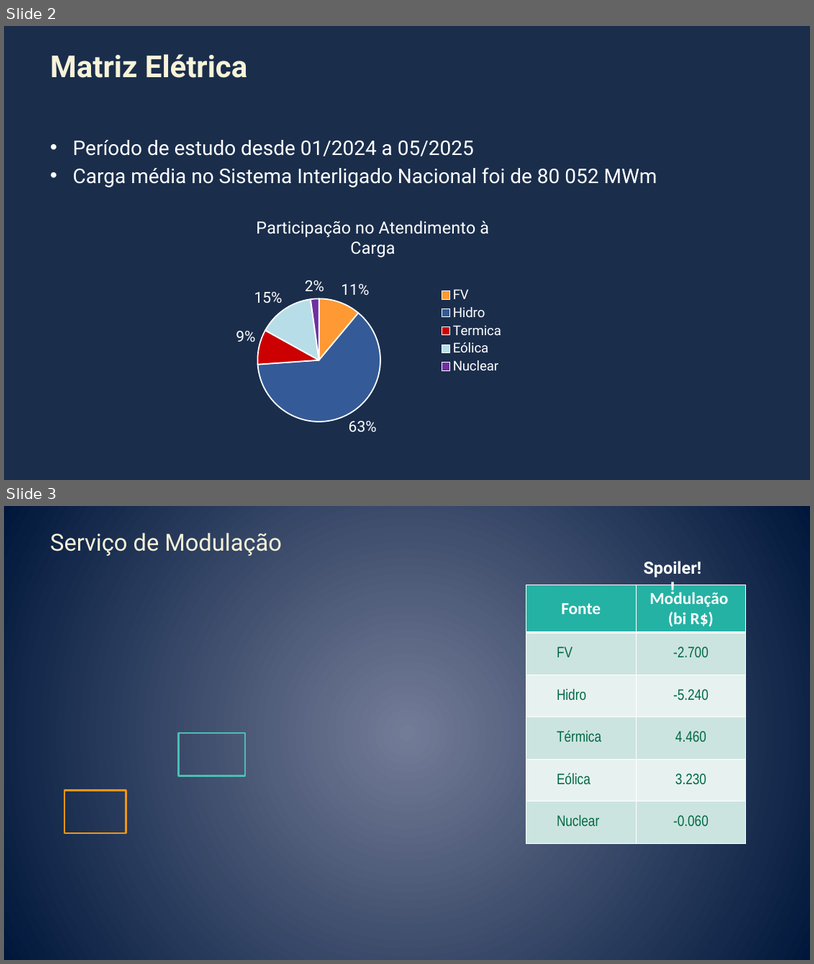
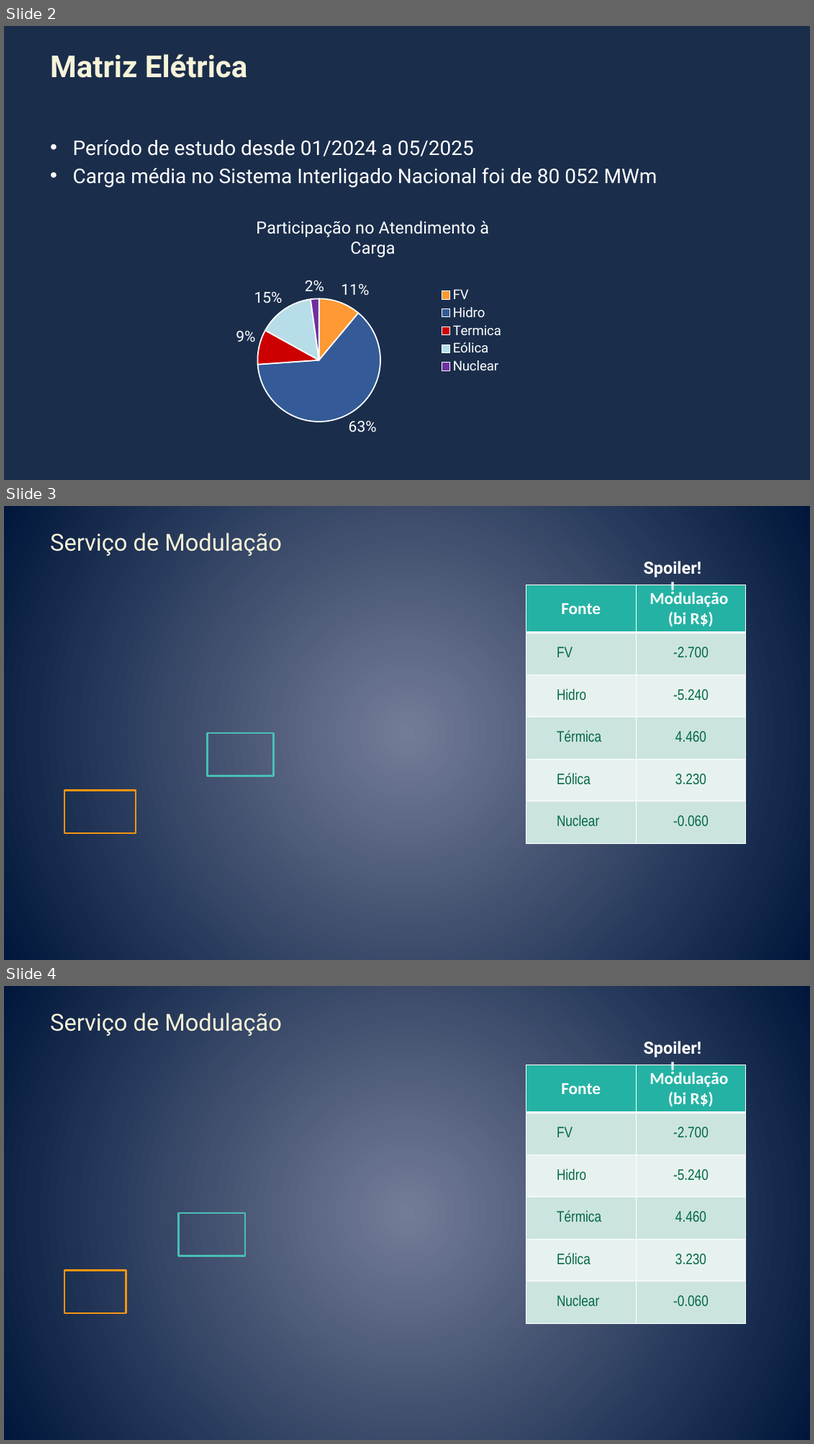
Before and after one commit to jonathanvvelasco/MecFlex, a slide deck: Apresentação Final.pptx. Shown one above the other, each under a label of ours: slides 2 and 3 before the commit, slides 2, 3 and 4 after it. The pictures are 814x964 and 814x1444 pixels, drawn with LibreOffice and Linux fonts; fonts in the diff are those of the drawing; grey boxes stand for pictures; background and template pictures are left out. Boxes give left, top, right and bottom in pixels: in the first picture for what was removed or moved away, otherwise in the second. Text is boxed around its words. In the diff, an @@ line names an element or a change of style, - is before the commit and + after.

```diff
--- a/Apresentação Final.pptx
+++ b/Apresentação Final.pptx
@@ slide 3 added at (x1=4, y1=506, x2=810, y2=960), background gradient #757D96 to #01173B @@
@@ title added at (x1=50, y1=533, x2=282, y2=556), 28 pt, text #F7F3D9 @@
+Serviço de Modulação
@@ text added at (x1=644, y1=561, x2=702, y2=577), 20 pt, text #FFFFFF, bold @@
+Spoiler!!
@@ table added at (x1=526, y1=585, x2=746, y2=842), 6 rows, 2 columns @@
+Fonte | Modulação (bi R$)
+FV | -2.700
+Hidro | -5.240
+Térmica | 4.460
+Eólica | 3.230
+Nuclear | -0.060
@@ rectangle added at (x1=207, y1=733, x2=273, y2=775), outline #49BFB3 2.25 pt @@
@@ rectangle added at (x1=64, y1=790, x2=136, y2=832), outline #F39511 2.25 pt @@
@@ what was slide 3 is now slide 4 @@
```
